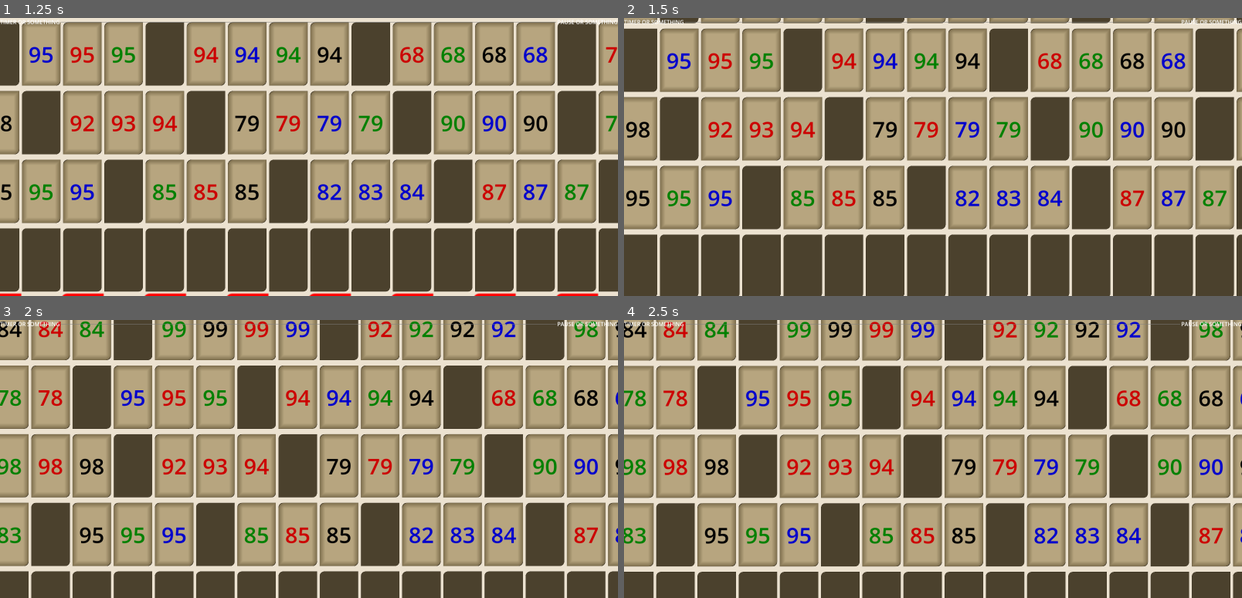
Above: before the commit, frames 1-4 (two rows, left to right).
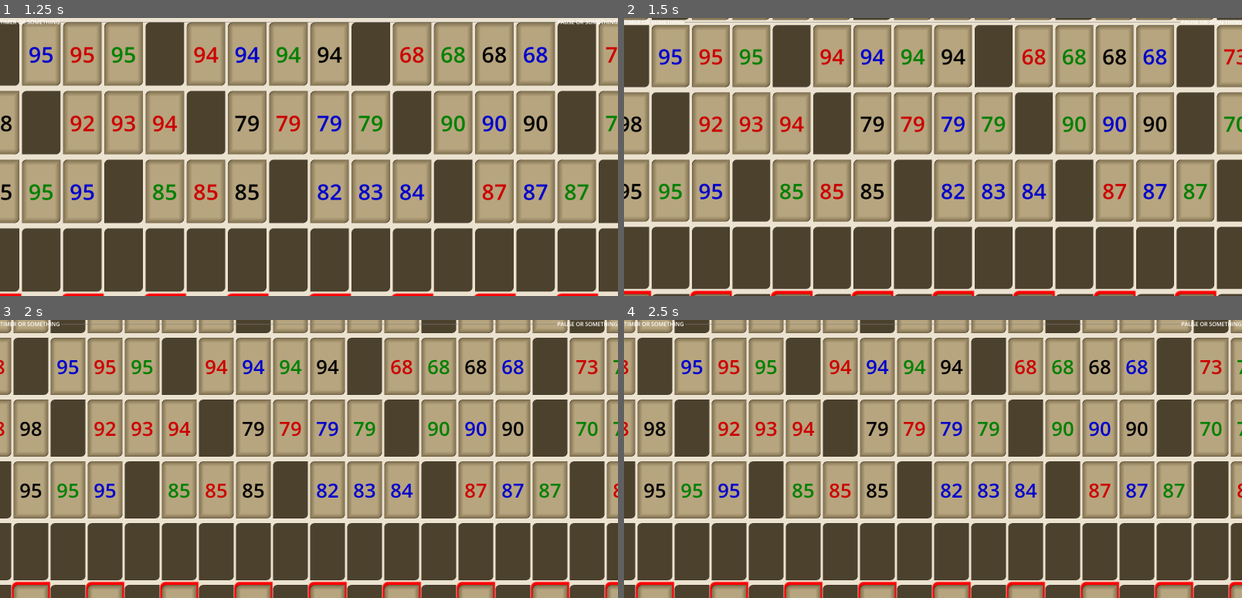
Above: after the commit, the same moments.

Repository: DaltonBaum/RummyCubed
Game: Godot game, scene res://scenes/game_board/game.tscn
Two runs of this game, one before a commit and one after it. Both use one fixed random seed, a clock stepped at 60 frames per second and the inputs below. This scene is started directly instead of the project's main scene.
Inputs (mouse positions are in pixels of both pictures, inside the frame that each line leads up to):
- Up to frame 1 (1.25 s): tap Enter at 0.5 s; move the mouse to (444, 143) at 0.52 s; hold D from 0.53 s (still down); click (444, 143) at 0.67 s
- Up to frame 2 (1.5 s): release D at 1.25 s; tap Space at 1.25 s; drag from (809, 170) to (902, 212) at 1.27 s
- Up to frame 3 (2 s): no input
- Up to frame 4 (2.5 s): move the mouse to (994, 397) at 2.02 s; hold D from 2.03 s (still down); click (994, 397) at 2.17 s

Frame 1 is identical in both runs. In frame 2, 53% of the frame differs, in the area x 0-100%, y 0-100%; in frame 3, 71%; in frame 4, 71%.

Commit message:
Added a debug mode for testing zoom and fixed a zoom bug

Diff:
--- a/scenes/game_board/game_camera.gd
+++ b/scenes/game_board/game_camera.gd
@@ -21,6 +21,9 @@
 var duration: float = 0.0001
 var events = {}
 var vp_size = [500, 500]
+var debug_touch_point: Vector2 = Vector2()
+var debug_touch_active: bool = false
+var zooming: bool = false
 
 func _ready():
 	_update_viewport_size()
@@ -31,6 +34,20 @@
 
 # Handle touch inputs for panning and pinch zooming
 func _input(event: InputEvent):
+	# Toggle debug touch on key press (e.g., "D" key)
+	if event is InputEventKey and event.is_pressed() and event.keycode == KEY_D:
+		debug_touch_active = !debug_touch_active
+		if debug_touch_active:
+			#print("Debug touch has started!")
+			debug_touch_point = get_viewport().size / 2  # Place in the center initially
+		else:
+			last_pinch_distance = 0  # Reset pinch distance when disabling debug touch
+		return
+
+	# Handle drag for the debug touch
+	if debug_touch_active and event is InputEventMouseMotion:
+		debug_touch_point += event.relative
+
 	# Add handling to stop if a tile is currently being dragged
 	if DragManager.is_currently_dragging() == true:
 		return
@@ -43,13 +60,16 @@
 		else:
 			events.erase(event.index)
 			if events.is_empty():
-				_start_fling(event.position, last_pinch_distance)
+				if zooming:
+					zooming = false
+				else:
+					_start_fling(event.position, last_pinch_distance)
 
 	elif event is InputEventScreenDrag:
-		if events.size() == 1:
+		if events.size() > 1 or (events.size() == 1 and debug_touch_active):
+			_pinch_zoom_camera(event)
+		elif events.size() == 1:
 			_pan_camera(event.relative)
-		elif events.size() > 1:
-			_pinch_zoom_camera(event)
 
 # Camera panning based on a single touch drag
 func _pan_camera(delta: Vector2):
@@ -57,22 +77,23 @@
 
 # Pinch zooming with multi-touch
 func _pinch_zoom_camera(event: InputEventScreenDrag):
+	zooming = true
 	var touch_points = events.values()
 	var p1 = touch_points[0].position
-	var p2 = touch_points[1].position
+	var p2 = debug_touch_point if debug_touch_active else touch_points[1].position
 	var pinch_distance = p1.distance_to(p2)
 
 	if last_pinch_distance == 0:
 		last_pinch_distance = pinch_distance
 	if abs(pinch_distance - last_pinch_distance) > zoom_sensitivity:
-		var new_zoom = zoom + zoom_increment * (pinch_distance > last_pinch_distance if 1 else -1)
-		new_zoom = new_zoom.clamped(min_zoom, max_zoom)
+		#var new_zoom = zoom + zoom_increment * (1 if pinch_distance > last_pinch_distance else -1)
+		var new_zoom = Vector2(clamp(zoom.x + zoom_increment.x * (1 if pinch_distance > last_pinch_distance else -1), min_zoom, max_zoom),clamp(zoom.y + zoom_increment.y * (1 if pinch_distance > last_pinch_distance else -1), min_zoom, max_zoom))
 		zoom = new_zoom
 		last_pinch_distance = pinch_distance
 
 # Trigger fling effect if swipe was fast enough
 func _start_fling(end_position: Vector2, initial_distance: float):
-	if fling_action and (initial_distance >= min_fling_velocity):
+	if fling_action and (initial_distance >= min_fling_velocity) and zooming == false:
 		is_flying = true
 		duration = initial_distance / deceleration
 		velocity_x = end_position.x / duration
